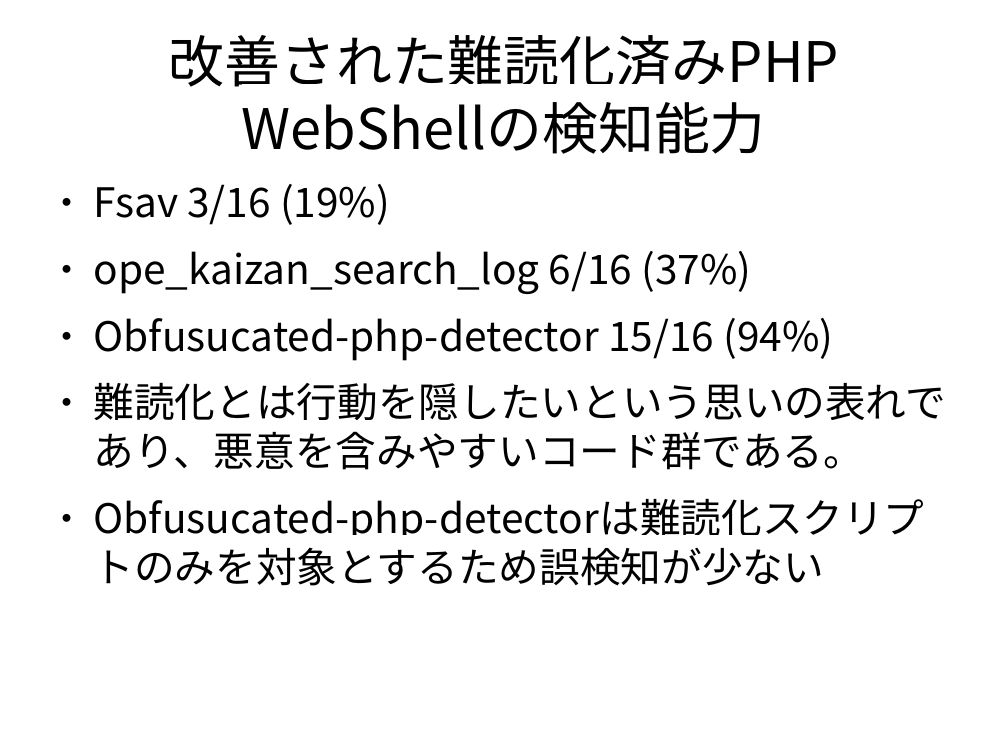
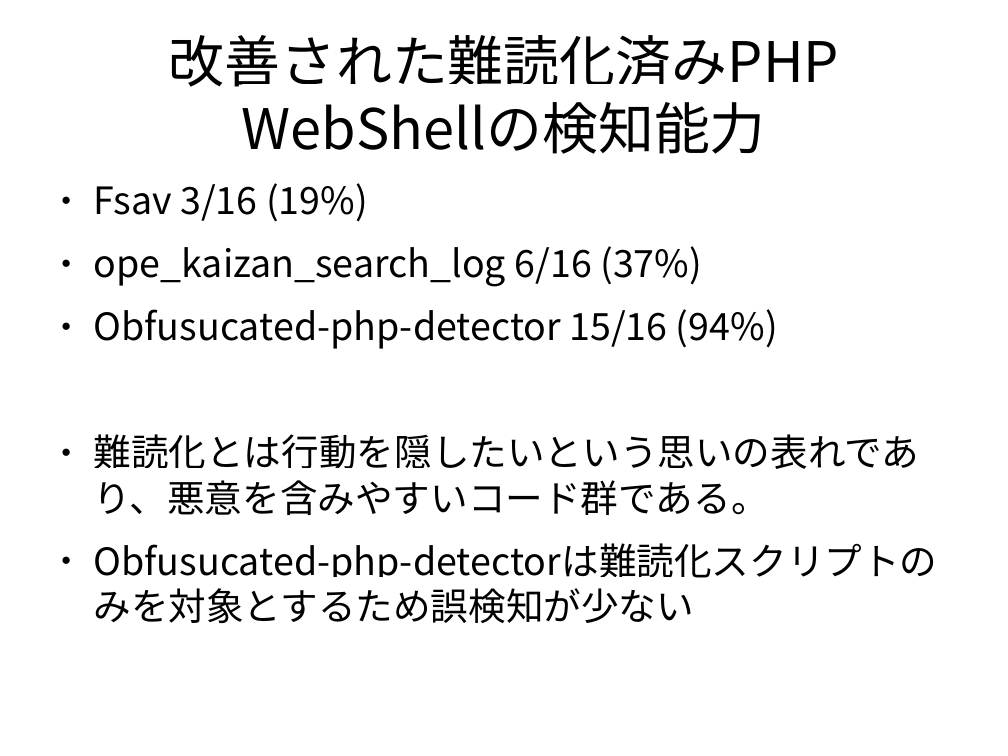
Before and after one commit to k0u5uk3/obfuscated-php-webshell-detector, a slide deck: slide 23 of doc/HostingCasual.odp (slide 22 before the commit). Drawn at 1008x756 pixels with LibreOffice and Linux fonts; fonts in the diff are those of the drawing. Boxes give left, top, right and bottom in pixels: in the first picture for what was removed or moved away, otherwise in the second. Text is boxed around its words. In the diff, an @@ line names an element or a change of style, - is before the commit and + after.

```diff
--- a/doc/HostingCasual.odp
+++ b/doc/HostingCasual.odp
@@ text "Fsav 3/16 (19%)" at (x1=94, y1=183, x2=938, y2=578): size 32 to 29.6 pt @@
```
Also in this commit, not shown: 4 other slides changed, 1 slide added.
